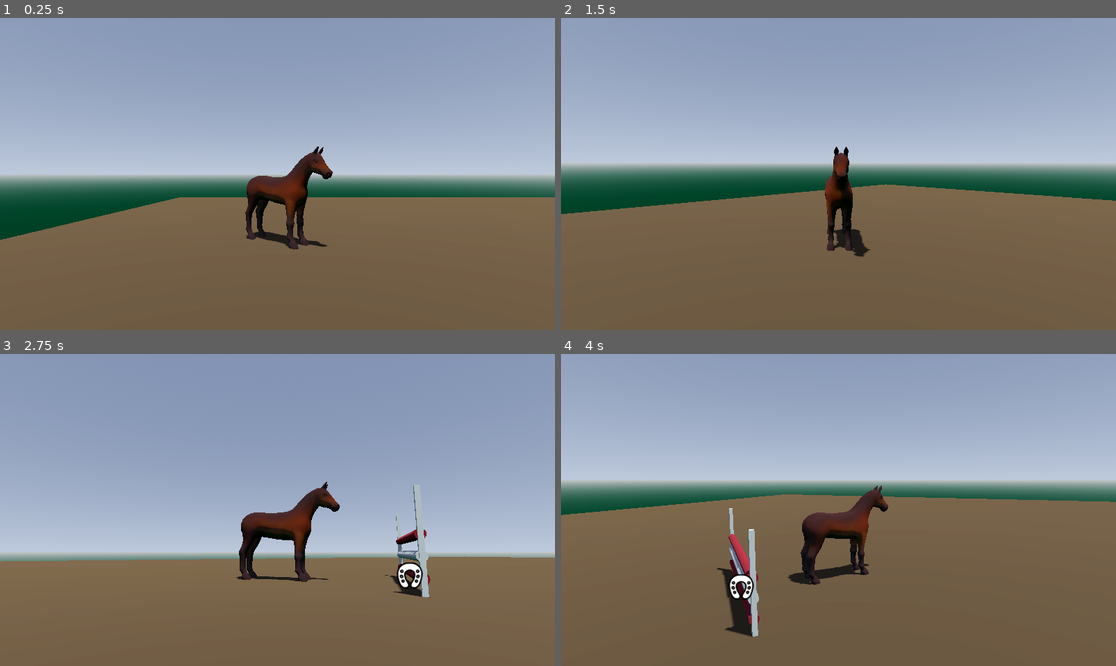
Above: before the commit, frames 1-4 (two rows, left to right).
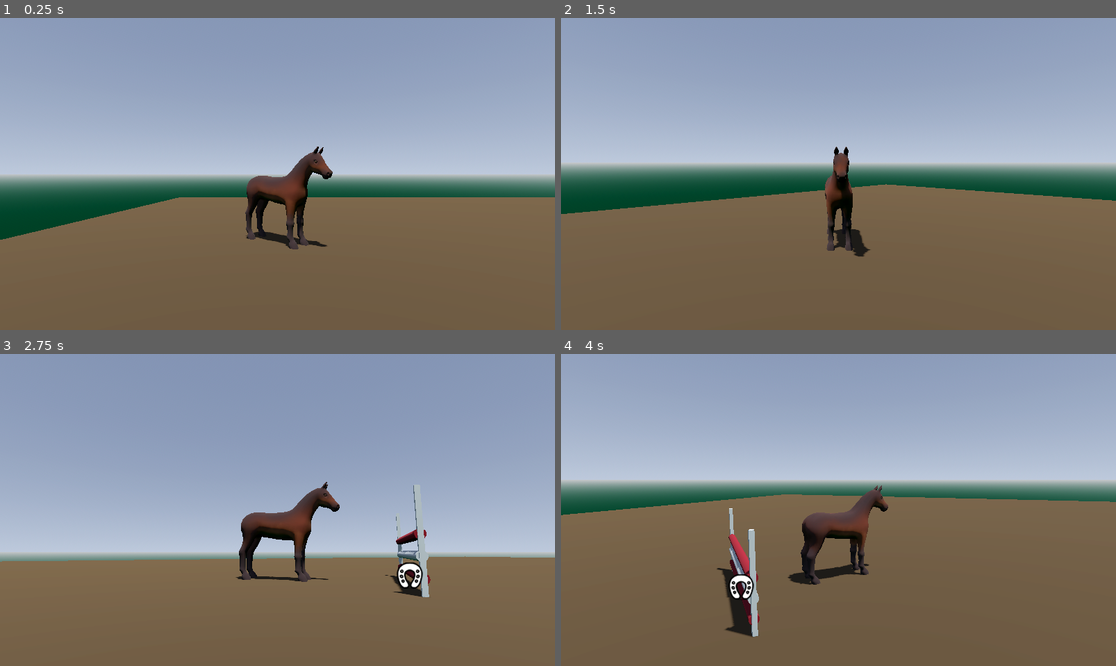
Above: after the commit, the same moments.

Repository: annasohva/PonyJump
Game: Godot game, scene res://game/main.tscn
Two runs of this game, one before a commit and one after it. Both use one fixed random seed, a clock stepped at 60 frames per second and the inputs below.
Inputs (mouse positions are in pixels of both pictures, inside the frame that each line leads up to):
- Up to frame 1 (0.25 s): no input
- Up to frame 2 (1.5 s): tap Enter at 0.5 s; move the mouse to (866, 174) at 0.52 s; hold W (forward) from 0.53 s (still down); tap Space (jump) at 0.77 s; move the mouse to (810, 174) at 1.27 s
- Up to frame 3 (2.75 s): keep holding W (forward); tap Space (jump) at 1.52 s; move the mouse to (288, 503) at 2.02 s
- Up to frame 4 (4 s): keep holding W (forward); move the mouse to (832, 516) at 2.77 s; tap Space (jump) at 3.02, 3.77 s; move the mouse to (877, 513) at 3.52 s

The runs differ from the first frame. In frame 1, 0.1% of the frame differs, in the area x 44-60%, y 41-74%; in frame 2, 0.2%; in frame 3, 0.1%; in frame 4, 0.2%, in the area x 43-59%, y 42-74%.

Commit message:
Fixed pony 3D model importing settings and materials organization

Diff:
--- a/actors/horse/horse.tscn
+++ b/actors/horse/horse.tscn
@@ -1,8 +1,8 @@
-[gd_scene load_steps=13 format=4 uid="uid://dctqvp1pympjo"]
+[gd_scene load_steps=11 format=4 uid="uid://dctqvp1pympjo"]
 
 [ext_resource type="Script" uid="uid://biysub7v25qus" path="res://actors/horse/horse.gd" id="1_nvxhs"]
-[ext_resource type="Texture2D" uid="uid://c3pge1fdfihk5" path="res://assets/models/pony_Coat_2D_View.png" id="2_5qeg8"]
-[ext_resource type="Texture2D" uid="uid://kd0c5uppaeuo" path="res://assets/models/pony_eyes.png" id="3_ebux5"]
+[ext_resource type="Texture2D" uid="uid://c3pge1fdfihk5" path="res://assets/textures/pony/pony_coat.png" id="2_5qeg8"]
+[ext_resource type="Texture2D" uid="uid://kd0c5uppaeuo" path="res://assets/textures/pony/pony_eyes.png" id="3_ebux5"]
 
 [sub_resource type="CapsuleShape3D" id="CapsuleShape3D_nvxhs"]
 
@@ -45,10 +45,6 @@
 blend_shape_mode = 0
 shadow_mesh = SubResource("ArrayMesh_lwrbw")
 
-[sub_resource type="StandardMaterial3D" id="StandardMaterial3D_fgo4s"]
-specular_mode = 1
-albedo_texture = ExtResource("2_5qeg8")
-
 [sub_resource type="StandardMaterial3D" id="StandardMaterial3D_o8iq8"]
 resource_name = "Eyes"
 cull_mode = 2
@@ -88,10 +84,6 @@
 blend_shape_mode = 0
 shadow_mesh = SubResource("ArrayMesh_ch54x")
 
-[sub_resource type="StandardMaterial3D" id="StandardMaterial3D_v8plr"]
-specular_mode = 1
-albedo_texture = ExtResource("3_ebux5")
-
 [node name="Horse" type="CharacterBody3D"]
 script = ExtResource("1_nvxhs")
 
@@ -124,9 +116,7 @@
 [node name="Pony" type="MeshInstance3D" parent="pony"]
 mesh = SubResource("ArrayMesh_ksbvs")
 skeleton = NodePath("")
-surface_material_override/0 = SubResource("StandardMaterial3D_fgo4s")
 
 [node name="Eyes" type="MeshInstance3D" parent="pony"]
 mesh = SubResource("ArrayMesh_u0c5u")
 skeleton = NodePath("")
-surface_material_override/0 = SubResource("StandardMaterial3D_v8plr")
--- /dev/null
+++ b/assets/materials/pony/coat.tres
@@ -0,0 +1,7 @@
+[gd_resource type="StandardMaterial3D" load_steps=2 format=3 uid="uid://sfv45ifadwb7"]
+
+[ext_resource type="Texture2D" uid="uid://c3pge1fdfihk5" path="res://assets/textures/pony/pony_coat.png" id="1_jo3gl"]
+
+[resource]
+specular_mode = 1
+albedo_texture = ExtResource("1_jo3gl")
--- /dev/null
+++ b/assets/materials/pony/eyes.tres
@@ -0,0 +1,7 @@
+[gd_resource type="StandardMaterial3D" load_steps=2 format=3 uid="uid://b7n1i5gi2nipj"]
+
+[ext_resource type="Texture2D" uid="uid://kd0c5uppaeuo" path="res://assets/textures/pony/pony_eyes.png" id="1_e1cs2"]
+
+[resource]
+specular_mode = 1
+albedo_texture = ExtResource("1_e1cs2")
Renamed: assets/models/pony.glb -> assets/models/pony/pony.glb
Not shown, changed: assets/models/pony/pony.glb.import
Renamed: assets/models/pony_Coat_2D_View.png -> assets/textures/pony/pony_coat.png
Not shown, changed: assets/textures/pony/pony_coat.png.import
Renamed: assets/models/pony_eyes.png -> assets/textures/pony/pony_eyes.png
Not shown, changed: assets/textures/pony/pony_eyes.png.import
